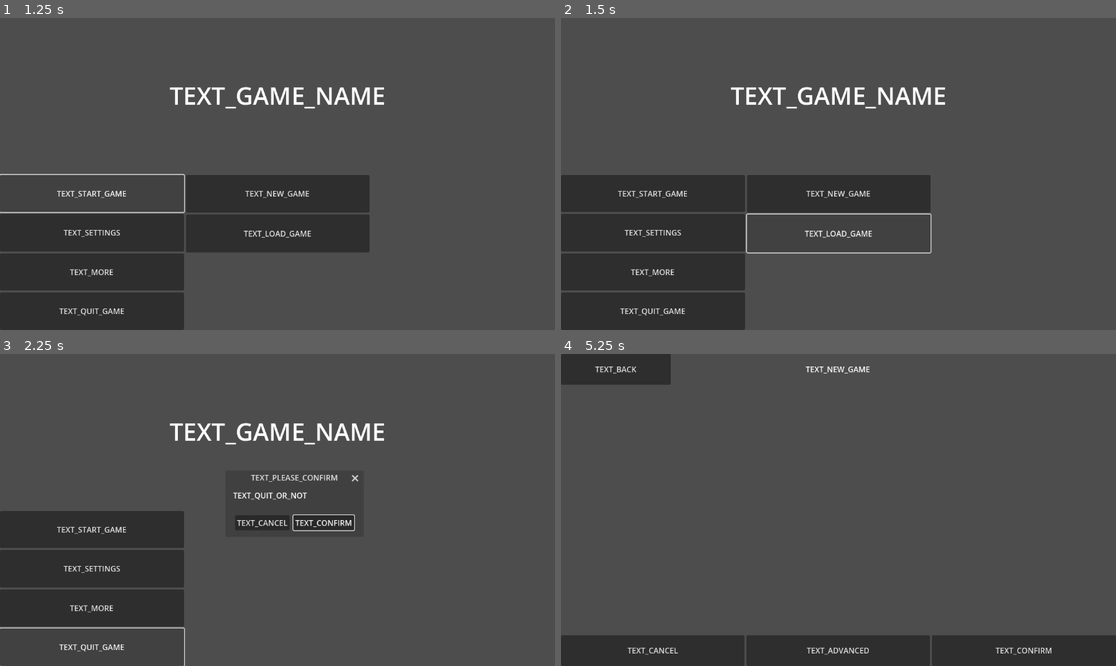
Above: before the commit, frames 1-4 (two rows, left to right).
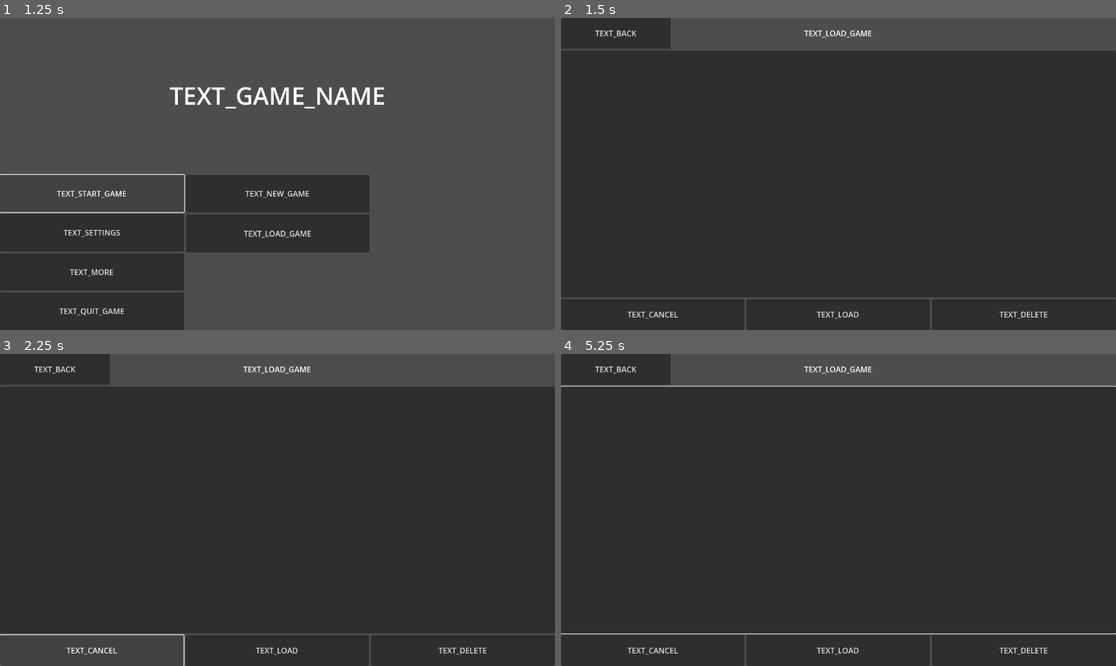
Above: after the commit, the same moments.

Repository: Neutron12138/Game-Framework-old
Game: Godot game, scene res://interfaces/blank.tscn
Same seed, same stepped clock (60 frames per second), same inputs: the game is played once before the commit and once after it.
Inputs (mouse positions are in pixels of both pictures, inside the frame that each line leads up to):
- Up to frame 1 (1.25 s): click "TEXT_START_GAME" at 0.5 s
- Up to frame 2 (1.5 s): click "TEXT_LOAD_GAME" at 1.25 s
- Up to frame 3 (2.25 s): click (94, 650) at 2 s, where only the run after the commit has a clickable "TEXT_CANCEL"
- Up to frame 4 (5.25 s): click (838, 650) at 2.75 s, where only the run after the commit has a clickable "TEXT_LOAD"; click "TEXT_CANCEL" at 3.5 s; click (655, 528) at 4.25 s, where only the run before the commit has a clickable "TEXT_START_GAME"; click (838, 528) at 5 s, where only the run before the commit has a clickable "TEXT_NEW_GAME"

Frame 1 is identical in both runs. In frame 2, 68% of the frame differs, in the area x 0-100%, y 0-100%; in frame 3, 71%; in frame 4, 80%, in the area x 0-100%, y 4-97%.

Commit message:
Add files via upload

Diff:
--- a/global/resources.gd
+++ b/global/resources.gd
@@ -5,7 +5,7 @@
 
 const Blank : PackedScene = preload("res://interfaces/blank.tscn")
 const DebugConsole : PackedScene = preload("res://interfaces/debug_console/debug_console.tscn")
-const WindowedDebugConsole : PackedScene = preload("res://interfaces/debug_console/windowed_debug_console.tscn")
+const DebugConsoleWindow : PackedScene = preload("res://interfaces/debug_console/debug_console_window.tscn")
 
 
 
--- a/interfaces/debug_console/debug_console_window.gd
+++ b/interfaces/debug_console/debug_console_window.gd
@@ -2,16 +2,18 @@
 
 
 
-@export var previous_scene : Node = null
+func close_console() -> void:
+	queue_free()
+	DebugConsoleUtilities.close_debug_console(get_tree().game_settings)
 
 
 
-func _process(delta: float) -> void:
+func _process(_delta: float) -> void:
 	if Input.is_action_just_pressed("debug_console"):
-		visible = not visible
+		close_console()
 
 
 
 func _notification(what: int) -> void:
 	if what == NOTIFICATION_WM_CLOSE_REQUEST:
-		hide()
+		close_console()
--- a/interfaces/debug_console/debug_console_window.tscn
+++ b/interfaces/debug_console/debug_console_window.tscn
@@ -1,13 +1,11 @@
-[gd_scene load_steps=3 format=3 uid="uid://ckby2po8artk2"]
+[gd_scene load_steps=3 format=3 uid="uid://bhlav2k1dydo7"]
 
-[ext_resource type="Script" path="res://interfaces/debug_console/debug_console_window.gd" id="1_iajts"]
-[ext_resource type="PackedScene" uid="uid://dkvux403wa2yk" path="res://interfaces/debug_console/debug_console.tscn" id="2_p3wqb"]
+[ext_resource type="Script" path="res://interfaces/debug_console/debug_console_window.gd" id="1_j0rx0"]
+[ext_resource type="PackedScene" uid="uid://dkvux403wa2yk" path="res://interfaces/debug_console/debug_console.tscn" id="2_v2eia"]
 
 [node name="DebugConsoleWindow" type="Window"]
-process_mode = 3
 initial_position = 2
 size = Vector2i(1152, 648)
-visible = false
-script = ExtResource("1_iajts")
+script = ExtResource("1_j0rx0")
 
-[node name="debug_console" parent="." instance=ExtResource("2_p3wqb")]
+[node name="DebugConsole" parent="." instance=ExtResource("2_v2eia")]
--- a/interfaces/user_interfaces/about.gd
+++ b/interfaces/user_interfaces/about.gd
@@ -9,8 +9,6 @@
 
 
 func _ready() -> void:
-	size = get_window().size
-	get_window().connect("size_changed", func(): size = get_window().size)
 	show_game_framework_license()
 
 
--- a/interfaces/user_interfaces/about.tscn
+++ b/interfaces/user_interfaces/about.tscn
@@ -1,7 +1,8 @@
-[gd_scene load_steps=3 format=3 uid="uid://ddrgx43yjyb3"]
+[gd_scene load_steps=4 format=3 uid="uid://ddrgx43yjyb3"]
 
 [ext_resource type="Script" path="res://interfaces/user_interfaces/about.gd" id="1_i8lim"]
 [ext_resource type="PackedScene" uid="uid://b2uhanojuhssd" path="res://interfaces/widgets/header.tscn" id="2_qvl3l"]
+[ext_resource type="Script" path="res://interfaces/widgets/interface_resizer.gd" id="2_uhoat"]
 
 [node name="About" type="VBoxContainer"]
 anchors_preset = 15
@@ -10,6 +11,10 @@
 grow_horizontal = 2
 grow_vertical = 2
 script = ExtResource("1_i8lim")
+
+[node name="InterfaceResizer" type="Node" parent="." node_paths=PackedStringArray("target")]
+script = ExtResource("2_uhoat")
+target = NodePath("..")
 
 [node name="Header" parent="." instance=ExtResource("2_qvl3l")]
 layout_mode = 2
--- /dev/null
+++ b/interfaces/user_interfaces/help.gd
@@ -0,0 +1,10 @@
+extends VBoxContainer
+
+
+
+@export var previous_scene : Node = null
+
+
+
+func _on_header_back_request() -> void:
+	SceneTreeUtilities.temp_scene_back(previous_scene)
--- a/interfaces/user_interfaces/help.tscn
+++ b/interfaces/user_interfaces/help.tscn
@@ -1,5 +1,19 @@
-[gd_scene format=3 uid="uid://dxylelwdntf5l"]
+[gd_scene load_steps=4 format=3 uid="uid://dxylelwdntf5l"]
+
+[ext_resource type="Script" path="res://interfaces/widgets/interface_resizer.gd" id="1_5a1h3"]
+[ext_resource type="Script" path="res://interfaces/user_interfaces/help.gd" id="1_ckjeu"]
+[ext_resource type="PackedScene" uid="uid://b2uhanojuhssd" path="res://interfaces/widgets/header.tscn" id="2_c1uom"]
 
 [node name="Help" type="VBoxContainer"]
 offset_right = 40.0
 offset_bottom = 40.0
+script = ExtResource("1_ckjeu")
+
+[node name="InterfaceResizer" type="Node" parent="." node_paths=PackedStringArray("target")]
+script = ExtResource("1_5a1h3")
+target = NodePath("..")
+
+[node name="Header" parent="." instance=ExtResource("2_c1uom")]
+layout_mode = 2
+
+[connection signal="back_request" from="Header" to="." method="_on_header_back_request"]
--- /dev/null
+++ b/interfaces/user_interfaces/load_game.gd
@@ -0,0 +1,16 @@
+extends VBoxContainer
+
+
+
+@export var previous_scene : Node = null
+@onready var list : ItemList = %list
+
+
+
+func _ready() -> void:
+	pass
+
+
+
+func _on_header_back_request() -> void:
+	SceneTreeUtilities.temp_scene_back(previous_scene)
--- a/interfaces/user_interfaces/load_game.tscn
+++ b/interfaces/user_interfaces/load_game.tscn
@@ -1,5 +1,45 @@
-[gd_scene format=3 uid="uid://ba34kcxwjergd"]
+[gd_scene load_steps=4 format=3 uid="uid://ba34kcxwjergd"]
+
+[ext_resource type="Script" path="res://interfaces/user_interfaces/load_game.gd" id="1_tvmq2"]
+[ext_resource type="Script" path="res://interfaces/widgets/interface_resizer.gd" id="1_xhwje"]
+[ext_resource type="PackedScene" uid="uid://b2uhanojuhssd" path="res://interfaces/widgets/header.tscn" id="2_rxk1g"]
 
 [node name="LoadGame" type="VBoxContainer"]
-offset_right = 40.0
-offset_bottom = 40.0
+offset_right = 1152.0
+offset_bottom = 648.0
+script = ExtResource("1_tvmq2")
+
+[node name="InterfaceResizer" type="Node" parent="." node_paths=PackedStringArray("target")]
+script = ExtResource("1_xhwje")
+target = NodePath("..")
+
+[node name="Header" parent="." instance=ExtResource("2_rxk1g")]
+layout_mode = 2
+title = "TEXT_LOAD_GAME"
+
+[node name="list" type="ItemList" parent="."]
+unique_name_in_owner = true
+layout_mode = 2
+size_flags_vertical = 3
+size_flags_stretch_ratio = 8.0
+
+[node name="HBoxContainer" type="HBoxContainer" parent="."]
+layout_mode = 2
+size_flags_vertical = 3
+
+[node name="cancel" type="Button" parent="HBoxContainer"]
+layout_mode = 2
+size_flags_horizontal = 3
+text = "TEXT_CANCEL"
+
+[node name="load" type="Button" parent="HBoxContainer"]
+layout_mode = 2
+size_flags_horizontal = 3
+text = "TEXT_LOAD"
+
+[node name="delete" type="Button" parent="HBoxContainer"]
+layout_mode = 2
+size_flags_horizontal = 3
+text = "TEXT_DELETE"
+
+[connection signal="back_request" from="Header" to="." method="_on_header_back_request"]
--- /dev/null
+++ b/interfaces/user_interfaces/mods_manager.gd
@@ -0,0 +1,10 @@
+extends VBoxContainer
+
+
+
+@export var previous_scene : Node = null
+
+
+
+func _on_header_back_request() -> void:
+	SceneTreeUtilities.temp_scene_back(previous_scene)
--- a/interfaces/user_interfaces/mods_manager.tscn
+++ b/interfaces/user_interfaces/mods_manager.tscn
@@ -1,5 +1,19 @@
-[gd_scene format=3 uid="uid://g1fco78v58tc"]
+[gd_scene load_steps=4 format=3 uid="uid://g1fco78v58tc"]
+
+[ext_resource type="Script" path="res://interfaces/widgets/interface_resizer.gd" id="1_qgos7"]
+[ext_resource type="Script" path="res://interfaces/user_interfaces/mods_manager.gd" id="1_xn2js"]
+[ext_resource type="PackedScene" uid="uid://b2uhanojuhssd" path="res://interfaces/widgets/header.tscn" id="2_bjuku"]
 
 [node name="ModsManager" type="VBoxContainer"]
 offset_right = 40.0
 offset_bottom = 40.0
+script = ExtResource("1_xn2js")
+
+[node name="InterfaceResizer" type="Node" parent="." node_paths=PackedStringArray("target")]
+script = ExtResource("1_qgos7")
+target = NodePath("..")
+
+[node name="Header" parent="." instance=ExtResource("2_bjuku")]
+layout_mode = 2
+
+[connection signal="back_request" from="Header" to="." method="_on_header_back_request"]
--- a/interfaces/user_interfaces/new_game.tscn
+++ b/interfaces/user_interfaces/new_game.tscn
@@ -1,7 +1,8 @@
-[gd_scene load_steps=3 format=3 uid="uid://daeuo2oob0pv1"]
+[gd_scene load_steps=4 format=3 uid="uid://daeuo2oob0pv1"]
 
 [ext_resource type="Script" path="res://interfaces/user_interfaces/new_game.gd" id="1_cl7nu"]
 [ext_resource type="PackedScene" uid="uid://b2uhanojuhssd" path="res://interfaces/widgets/header.tscn" id="2_fqbxw"]
+[ext_resource type="Script" path="res://interfaces/widgets/interface_resizer.gd" id="2_osiya"]
 
 [node name="NewGame" type="VBoxContainer"]
 anchors_preset = 15
@@ -10,6 +11,10 @@
 grow_horizontal = 2
 grow_vertical = 2
 script = ExtResource("1_cl7nu")
+
+[node name="InterfaceResizer" type="Node" parent="." node_paths=PackedStringArray("target")]
+script = ExtResource("2_osiya")
+target = NodePath("..")
 
 [node name="Header" parent="." instance=ExtResource("2_fqbxw")]
 layout_mode = 2
--- a/interfaces/user_interfaces/settings.gd
+++ b/interfaces/user_interfaces/settings.gd
@@ -53,6 +53,7 @@
 	pause_when_console.reset()
 
 	enable_windowed_console.default_value = settings.enable_windowed_console
+	%enable_windowed_console/value.disabled = true
 	enable_windowed_console.reset()
 
 
--- a/interfaces/user_interfaces/settings_interface.gd
+++ b/interfaces/user_interfaces/settings_interface.gd
@@ -8,8 +8,6 @@
 
 
 func _ready() -> void:
-	size = get_window().size
-	get_window().connect("size_changed", func(): size = get_window().size)
 	settings.settings = GameSettings.new(get_tree().game_settings)
 	settings.reset()
 
--- a/interfaces/user_interfaces/settings_interface.tscn
+++ b/interfaces/user_interfaces/settings_interface.tscn
@@ -1,13 +1,18 @@
-[gd_scene load_steps=4 format=3 uid="uid://b5i3kst7shrd2"]
+[gd_scene load_steps=5 format=3 uid="uid://b5i3kst7shrd2"]
 
 [ext_resource type="Script" path="res://interfaces/user_interfaces/settings_interface.gd" id="1_0acah"]
 [ext_resource type="PackedScene" uid="uid://b2uhanojuhssd" path="res://interfaces/widgets/header.tscn" id="2_13sxb"]
+[ext_resource type="Script" path="res://interfaces/widgets/interface_resizer.gd" id="2_i2vu4"]
 [ext_resource type="PackedScene" uid="uid://dta0kmj3jy7n3" path="res://interfaces/user_interfaces/settings.tscn" id="3_4mlrv"]
 
 [node name="SettingsInterface" type="VBoxContainer"]
 offset_right = 1152.0
 offset_bottom = 648.0
 script = ExtResource("1_0acah")
+
+[node name="InterfaceResizer" type="Node" parent="." node_paths=PackedStringArray("target")]
+script = ExtResource("2_i2vu4")
+target = NodePath("..")
 
 [node name="Header" parent="." instance=ExtResource("2_13sxb")]
 layout_mode = 2
--- a/interfaces/user_interfaces/start_menu.gd
+++ b/interfaces/user_interfaces/start_menu.gd
@@ -2,15 +2,9 @@
 
 
 
-@onready var HUD : VBoxContainer = %HUD
 @onready var start_game : VBoxContainer = %start_game
 @onready var more : VBoxContainer = %more
 
-
-
-func _ready() -> void:
-	HUD.size = get_window().size
-	get_window().connect("size_changed", func(): HUD.size = get_window().size)
 
 
 func _on_start_pressed() -> void:
@@ -41,15 +35,21 @@
 
 
 func _on_load_pressed() -> void:
-	pass
+	start_game.hide()
+	more.hide()
+	SceneTreeUtilities.change_to_temp_scene(Resources.LoadGame.instantiate())
 
 
 func _on_mods_pressed() -> void:
-	pass
+	start_game.hide()
+	more.hide()
+	SceneTreeUtilities.change_to_temp_scene(Resources.ModsManager.instantiate())
 
 
 func _on_help_pressed() -> void:
-	pass
+	start_game.hide()
+	more.hide()
+	SceneTreeUtilities.change_to_temp_scene(Resources.Help.instantiate())
 
 
 func _on_about_pressed() -> void:
--- a/interfaces/user_interfaces/start_menu.tscn
+++ b/interfaces/user_interfaces/start_menu.tscn
@@ -1,6 +1,7 @@
-[gd_scene load_steps=3 format=3 uid="uid://csq85o7bk7rs1"]
+[gd_scene load_steps=4 format=3 uid="uid://csq85o7bk7rs1"]
 
 [ext_resource type="Script" path="res://interfaces/user_interfaces/start_menu.gd" id="1_a1ikn"]
+[ext_resource type="Script" path="res://interfaces/widgets/interface_resizer.gd" id="2_c6m76"]
 [ext_resource type="PackedScene" uid="uid://bnabgu0s2d4da" path="res://interfaces/blank.tscn" id="2_qk5ja"]
 
 [node name="StartMenu" type="Control"]
@@ -12,8 +13,11 @@
 grow_vertical = 2
 script = ExtResource("1_a1ikn")
 
+[node name="InterfaceResizer" type="Node" parent="." node_paths=PackedStringArray("target")]
+script = ExtResource("2_c6m76")
+target = NodePath("../HUD")
+
 [node name="HUD" type="VBoxContainer" parent="."]
-unique_name_in_owner = true
 layout_mode = 2
 offset_right = 1152.0
 offset_bottom = 648.0
--- /dev/null
+++ b/interfaces/widgets/interface_resizer.gd
@@ -0,0 +1,17 @@
+class_name InterfaceResizer
+extends Node
+
+
+
+@export var target : Control = null
+
+
+
+func _ready() -> void:
+	resize()
+	get_window().connect("size_changed", resize)
+
+
+
+func resize() -> void:
+	target.set_size.call_deferred(get_window().size)
--- a/translations/zh_CN.json
+++ b/translations/zh_CN.json
@@ -13,6 +13,8 @@
 		"TEXT_APPLY" : "应用",
 		"TEXT_SUBMIT" : "提交",
 		"TEXT_ADVANCED" : "高级",
+		"TEXT_LOAD" : "加载",
+		"TEXT_DELETE" : "删除",
 
 		"TEXT_START_GAME" : "开始游戏",
 		"TEXT_SETTINGS" : "游戏设置",
--- a/utilities/debug_console_command.gd
+++ b/utilities/debug_console_command.gd
@@ -20,7 +20,7 @@
 	if string.is_empty():
 		return
 
-	var command : PackedStringArray = string.split(" ")
+	var command : PackedStringArray = string.split(" ", false)
 	execute_command(command)
 
 
@@ -30,9 +30,14 @@
 		return
 
 	var cmd : String = command[0]
+	if cmd.is_empty():
+		return
+
+	var args : PackedStringArray = command.slice(1)
+
 	match cmd:
 		COMMAND_CHANGE_SCENE:
-			var result : String = error_string(DebugConsoleCommand.change_scene(command.slice(1)))
+			var result : String = error_string(DebugConsoleCommand.change_scene(args))
 			debug_console.log(result)
 		_:
 			debug_console.log("Unknown command: \"" + cmd + "\".")
--- a/utilities/debug_console_utilities.gd
+++ b/utilities/debug_console_utilities.gd
@@ -18,7 +18,7 @@
 		return
 
 	if game_settings.enable_windowed_console:
-		SceneTreeUtilities.scene_tree.root.add_child(Resources.WindowedDebugConsole.instantiate())
+		SceneTreeUtilities.scene_tree.root.add_child(Resources.DebugConsoleWindow.instantiate())
 	else:
 		SceneTreeUtilities.change_to_temp_scene(Resources.DebugConsole.instantiate())
 
